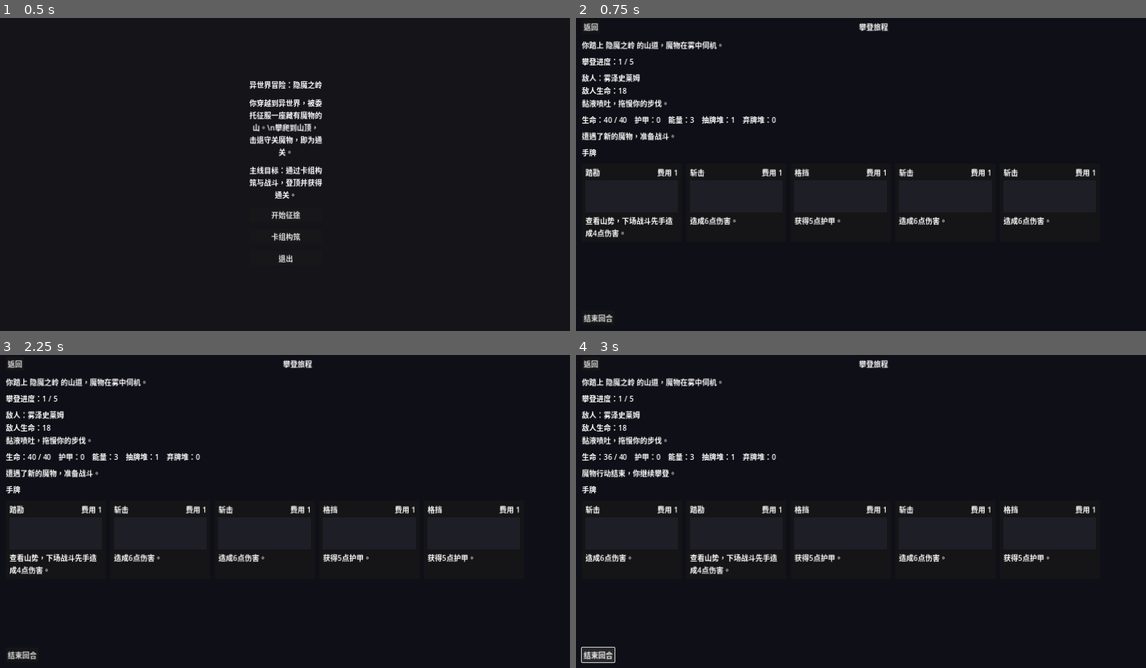
Above: before the commit, frames 1-4 (two rows, left to right).
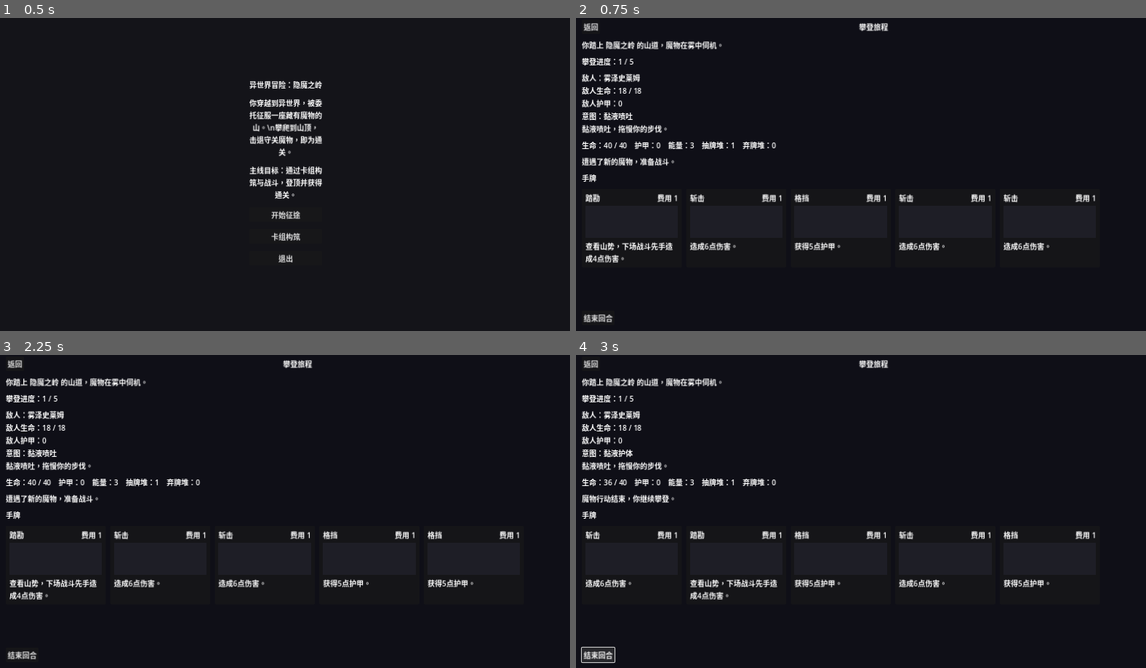
Above: after the commit, the same moments.

Repository: HHSGame/Nekopie
Game: Godot game, scene res://scenes/Main.tscn
Same seed, same stepped clock (60 frames per second), same inputs: the game is played once before the commit and once after it.
Inputs:
- Up to frame 1 (0.5 s): no input
- Up to frame 2 (0.75 s): click "开始征途" at 0.5 s
- Up to frame 3 (2.25 s): click "返回" at 1.25 s; click "开始征途" at 2 s
- Up to frame 4 (3 s): click "结束回合" at 2.75 s

Frame 1 is identical in both runs. In frame 2, 5.1% of the frame differs, in the area x 1-92%, y 22-79%; in frame 3, 5.1%; in frame 4, 5.2%.

Commit message:
feat: add enemy intents and events

Diff:
--- a/scenes/RunScreen.tscn
+++ b/scenes/RunScreen.tscn
@@ -50,6 +50,12 @@
 [node name="EnemyHpLabel" type="Label" parent="MarginContainer/VBoxContainer/EnemyPanel"]
 text = "敌人生命：0"
 
+[node name="EnemyBlockLabel" type="Label" parent="MarginContainer/VBoxContainer/EnemyPanel"]
+text = "敌人护甲：0"
+
+[node name="EnemyIntentLabel" type="Label" parent="MarginContainer/VBoxContainer/EnemyPanel"]
+text = "意图：未知"
+
 [node name="EnemyDescLabel" type="Label" parent="MarginContainer/VBoxContainer/EnemyPanel"]
 text = "敌人描述"
 autowrap_mode = 3
--- a/scripts/GameData.gd
+++ b/scripts/GameData.gd
@@ -3,6 +3,7 @@
 const MOUNTAIN_NAME := "隐魔之岭"
 const WORLD_TAGLINE := "异世界冒险：征服山巅，穿越魔物之影。"
 const FIRST_STRIKE_DAMAGE := 4
+const EVENT_CHANCE := 0.5
 
 const CARD_LIBRARY := {
 	"strike": {
@@ -57,35 +58,60 @@
 		"name": "雾泽史莱姆",
 		"hp": 18,
 		"attack": 4,
-		"desc": "黏液喷吐，拖慢你的步伐。"
+		"desc": "黏液喷吐，拖慢你的步伐。",
+		"intents": [
+			{"type": "attack", "value": 4, "text": "黏液喷吐"},
+			{"type": "guard", "value": 4, "text": "黏液护体"}
+		]
 	},
 	"goblin": {
 		"id": "goblin",
 		"name": "山道哥布林",
 		"hp": 22,
 		"attack": 6,
-		"desc": "埋伏在林间的劫掠者。"
+		"desc": "埋伏在林间的劫掠者。",
+		"intents": [
+			{"type": "attack", "value": 6, "text": "短刀突刺"},
+			{"type": "multi_attack", "value": 3, "hits": 2, "text": "疾刺连击"},
+			{"type": "charge", "value": 3, "text": "嗜战蓄力"}
+		]
 	},
 	"wisp": {
 		"id": "wisp",
 		"name": "幽雾之灵",
 		"hp": 20,
 		"attack": 7,
-		"desc": "飘忽的幽光，擅长扰乱心神。"
+		"desc": "飘忽的幽光，擅长扰乱心神。",
+		"intents": [
+			{"type": "attack", "value": 5, "text": "幽光震荡"},
+			{"type": "drain", "value": 4, "heal": 3, "text": "幽雾汲取"},
+			{"type": "guard", "value": 3, "text": "雾影护体"}
+		]
 	},
 	"ogre": {
 		"id": "ogre",
 		"name": "裂岩巨魔",
 		"hp": 30,
 		"attack": 9,
-		"desc": "手持岩锤，守护山腰。"
+		"desc": "手持岩锤，守护山腰。",
+		"intents": [
+			{"type": "charge", "value": 5, "text": "裂岩蓄势"},
+			{"type": "attack", "value": 10, "text": "岩锤重击"},
+			{"type": "guard", "value": 5, "text": "石肤防御"}
+		]
 	},
 	"summit_lord": {
 		"id": "summit_lord",
 		"name": "山巅魔王",
 		"hp": 38,
 		"attack": 11,
-		"desc": "盘踞山巅的魔物首领。"
+		"desc": "盘踞山巅的魔物首领。",
+		"intents": [
+			{"type": "attack", "value": 9, "text": "魔焰斩"},
+			{"type": "multi_attack", "value": 4, "hits": 3, "text": "魔影连击"},
+			{"type": "charge", "value": 6, "text": "魔力蓄势"},
+			{"type": "drain", "value": 6, "heal": 4, "text": "吞噬"}
+		]
 	}
 }
 
@@ -97,6 +123,30 @@
 	"summit_lord"
 ]
 
+const EVENTS := [
+	{
+		"id": "healing_spring",
+		"name": "清泉",
+		"desc": "泉水涌动，恢复体力。",
+		"effect": "heal",
+		"value": 8
+	},
+	{
+		"id": "rockfall",
+		"name": "落石",
+		"desc": "山路崩塌，你受到冲击。",
+		"effect": "damage",
+		"value": 6
+	},
+	{
+		"id": "mystic_cache",
+		"name": "遗落补给",
+		"desc": "拾到未知卡牌。",
+		"effect": "card",
+		"value": 1
+	}
+]
+
 static func get_card(card_id: String) -> Dictionary:
 	return CARD_LIBRARY.get(card_id, {})
 
@@ -105,3 +155,14 @@
 
 static func get_enemy(enemy_id: String) -> Dictionary:
 	return ENEMY_LIBRARY.get(enemy_id, {})
+
+static func get_random_card_id() -> String:
+	var card_ids := CARD_LIBRARY.keys()
+	if card_ids.is_empty():
+		return ""
+	return str(card_ids.pick_random())
+
+static func get_random_event() -> Dictionary:
+	if EVENTS.is_empty():
+		return {}
+	return EVENTS.pick_random()
--- a/scripts/RunScreen.gd
+++ b/scripts/RunScreen.gd
@@ -8,6 +8,8 @@
 @onready var progress_label: Label = $MarginContainer/VBoxContainer/ProgressLabel
 @onready var enemy_name_label: Label = $MarginContainer/VBoxContainer/EnemyPanel/EnemyNameLabel
 @onready var enemy_hp_label: Label = $MarginContainer/VBoxContainer/EnemyPanel/EnemyHpLabel
+@onready var enemy_block_label: Label = $MarginContainer/VBoxContainer/EnemyPanel/EnemyBlockLabel
+@onready var enemy_intent_label: Label = $MarginContainer/VBoxContainer/EnemyPanel/EnemyIntentLabel
 @onready var enemy_desc_label: Label = $MarginContainer/VBoxContainer/EnemyPanel/EnemyDescLabel
 @onready var player_hp_label: Label = $MarginContainer/VBoxContainer/PlayerPanel/PlayerHpLabel
 @onready var player_block_label: Label = $MarginContainer/VBoxContainer/PlayerPanel/PlayerBlockLabel
@@ -28,8 +30,16 @@
 
 var enemy_data := {}
 var enemy_hp := 0
+var enemy_max_hp := 0
+var enemy_block := 0
+var enemy_attack_bonus := 0
+var enemy_intents: Array = []
+var intent_index := 0
+var current_intent: Dictionary = {}
 var combat_over := false
 var run_complete := false
+var pending_event: Dictionary = {}
+var next_step := "encounter"
 
 func _ready() -> void:
 	story_label.text = "你踏上 %s 的山道，魔物在雾中伺机。" % GameData.MOUNTAIN_NAME
@@ -49,6 +59,18 @@
 	discard_pile.clear()
 	enemy_data = RunState.start_encounter()
 	enemy_hp = enemy_data.get("hp", 0)
+	enemy_max_hp = enemy_hp
+	enemy_block = 0
+	enemy_attack_bonus = 0
+	enemy_intents = enemy_data.get("intents", [])
+	if enemy_intents.is_empty():
+		enemy_intents = [
+			{"type": "attack", "value": int(enemy_data.get("attack", 0)), "text": "攻击"}
+		]
+	intent_index = 0
+	_set_next_intent()
+	pending_event = {}
+	next_step = "encounter"
 	if RunState.next_encounter_first_strike:
 		var strike_damage := GameData.FIRST_STRIKE_DAMAGE
 		enemy_hp = max(enemy_hp - strike_damage, 0)
@@ -63,7 +85,9 @@
 	var progress_current: int = int(min(RunState.encounters_completed + 1, RunState.max_encounters))
 	progress_label.text = "攀登进度：%d / %d" % [progress_current, RunState.max_encounters]
 	enemy_name_label.text = "敌人：%s" % enemy_data.get("name", "未知魔物")
-	enemy_hp_label.text = "敌人生命：%d" % enemy_hp
+	enemy_hp_label.text = "敌人生命：%d / %d" % [enemy_hp, enemy_max_hp]
+	enemy_block_label.text = "敌人护甲：%d" % enemy_block
+	enemy_intent_label.text = "意图：%s" % _intent_display(current_intent)
 	enemy_desc_label.text = enemy_data.get("desc", "")
 	player_hp_label.text = "生命：%d / %d" % [RunState.player_hp, RunState.player_max_hp]
 	player_block_label.text = "护甲：%d" % player_block
@@ -73,7 +97,12 @@
 	end_turn_button.disabled = combat_over
 	next_button.visible = combat_over
 	if combat_over:
-		next_button.text = "返回主菜单" if run_complete else "继续攀登"
+		if run_complete:
+			next_button.text = "返回主菜单"
+		elif next_step == "event":
+			next_button.text = "处理事件"
+		else:
+			next_button.text = "继续攀登"
 	_refresh_hand()
 
 func _refresh_hand() -> void:
@@ -115,8 +144,14 @@
 func _apply_card_effect(card_data: Dictionary) -> void:
 	var damage := int(card_data.get("damage", 0))
 	if damage > 0:
-		enemy_hp = max(enemy_hp - damage, 0)
-		result_label.text = "你对魔物造成%d点伤害。" % damage
+		var blocked: int = min(enemy_block, damage)
+		enemy_block -= blocked
+		var actual_damage: int = damage - blocked
+		if actual_damage > 0:
+			enemy_hp = max(enemy_hp - actual_damage, 0)
+			result_label.text = "你对魔物造成%d点伤害。" % actual_damage
+		else:
+			result_label.text = "敌人的护甲挡住了攻击。"
 	var block := int(card_data.get("block", 0))
 	if block > 0:
 		player_block += block
@@ -157,22 +192,15 @@
 	hand.clear()
 
 func _enemy_turn() -> void:
-	var enemy_attack: int = int(enemy_data.get("attack", 0))
-	if enemy_attack <= 0:
-		result_label.text = "魔物踌躇不前。"
-		return
-	var blocked: int = int(min(enemy_attack, player_block))
-	var damage: int = enemy_attack - blocked
-	player_block = max(player_block - enemy_attack, 0)
-	if damage > 0:
-		RunState.player_hp = max(RunState.player_hp - damage, 0)
-		result_label.text = "魔物反击，造成%d点伤害。" % damage
-	else:
-		result_label.text = "你挡下了魔物的攻击。"
+	enemy_block = 0
+	_execute_intent(current_intent)
 	if RunState.player_hp <= 0:
 		combat_over = true
 		run_complete = true
 		result_label.text = "你在山道上倒下，征途告终。"
+		return
+	if not combat_over:
+		_set_next_intent()
 
 func _check_enemy_defeat() -> void:
 	if enemy_hp <= 0:
@@ -181,7 +209,7 @@
 		if run_complete:
 			result_label.text = "你征服了 %s，登顶通关！" % GameData.MOUNTAIN_NAME
 		else:
-			result_label.text = "你击退了魔物，继续向山顶攀登。"
+			_queue_post_battle_step()
 
 func _on_next_pressed() -> void:
 	if not combat_over:
@@ -189,7 +217,129 @@
 	if run_complete:
 		get_tree().change_scene_to_file("res://scenes/Main.tscn")
 		return
+	if next_step == "event":
+		_apply_event(pending_event)
+		pending_event = {}
+		if not run_complete:
+			next_step = "event_result"
+		_update_ui()
+		return
 	_start_encounter()
 
 func _on_back_pressed() -> void:
 	get_tree().change_scene_to_file("res://scenes/Main.tscn")
+
+func _set_next_intent() -> void:
+	if enemy_intents.is_empty():
+		current_intent = {}
+		return
+	current_intent = enemy_intents[intent_index % enemy_intents.size()]
+	intent_index += 1
+
+func _intent_display(intent: Dictionary) -> String:
+	var intent_type: String = str(intent.get("type", ""))
+	var custom_text: String = str(intent.get("text", ""))
+	if not custom_text.is_empty():
+		return custom_text
+	match intent_type:
+		"attack":
+			return "攻击 %d" % int(intent.get("value", 0))
+		"multi_attack":
+			return "连击 %d x %d" % [int(intent.get("value", 0)), int(intent.get("hits", 1))]
+		"guard":
+			return "护甲 +%d" % int(intent.get("value", 0))
+		"charge":
+			return "蓄力 +%d" % int(intent.get("value", 0))
+		"drain":
+			return "汲取 %d" % int(intent.get("value", 0))
+	return "行动未知"
+
+func _execute_intent(intent: Dictionary) -> void:
+	if intent.is_empty():
+		result_label.text = "魔物踌躇不前。"
+		return
+	var intent_type: String = str(intent.get("type", ""))
+	match intent_type:
+		"attack":
+			var damage_value: int = int(intent.get("value", 0)) + enemy_attack_bonus
+			enemy_attack_bonus = 0
+			_apply_enemy_damage(damage_value)
+		"multi_attack":
+			var hits: int = int(intent.get("hits", 1))
+			var per_hit: int = int(intent.get("value", 0))
+			var total_damage: int = (per_hit * hits) + enemy_attack_bonus
+			enemy_attack_bonus = 0
+			_apply_enemy_damage(total_damage, "魔物连击，造成%d点伤害。")
+		"guard":
+			var guard_value: int = int(intent.get("value", 0))
+			enemy_block += guard_value
+			result_label.text = "魔物筑起护甲，获得%d点护甲。" % guard_value
+		"charge":
+			var charge_value: int = int(intent.get("value", 0))
+			enemy_attack_bonus += charge_value
+			result_label.text = "魔物蓄力，下一次攻击+%d。" % charge_value
+		"drain":
+			var drain_damage: int = int(intent.get("value", 0)) + enemy_attack_bonus
+			var drain_heal: int = int(intent.get("heal", 0))
+			enemy_attack_bonus = 0
+			var dealt: int = _apply_enemy_damage(drain_damage, "魔物汲取，造成%d点伤害。")
+			if dealt > 0 and drain_heal > 0:
+				enemy_hp = min(enemy_hp + drain_heal, enemy_max_hp)
+				result_label.text += " 魔物恢复%d点生命。" % drain_heal
+		_:
+			result_label.text = "魔物踌躇不前。"
+
+func _apply_enemy_damage(amount: int, text_template: String = "魔物反击，造成%d点伤害。") -> int:
+	if amount <= 0:
+		result_label.text = "魔物踌躇不前。"
+		return 0
+	var blocked: int = int(min(amount, player_block))
+	var damage: int = amount - blocked
+	player_block = max(player_block - amount, 0)
+	if damage > 0:
+		RunState.player_hp = max(RunState.player_hp - damage, 0)
+		result_label.text = text_template % damage
+	else:
+		result_label.text = "你挡下了魔物的攻击。"
+	return damage
+
+func _queue_post_battle_step() -> void:
+	pending_event = {}
+	next_step = "encounter"
+	var roll: float = randf()
+	if roll <= GameData.EVENT_CHANCE:
+		pending_event = GameData.get_random_event()
+	if pending_event.is_empty():
+		result_label.text = "你击退了魔物，继续向山顶攀登。"
+		return
+	next_step = "event"
+	result_label.text = "遭遇事件：%s - %s" % [
+		pending_event.get("name", "事件"),
+		pending_event.get("desc", "")
+	]
+
+func _apply_event(event_data: Dictionary) -> void:
+	var effect: String = str(event_data.get("effect", ""))
+	var value: int = int(event_data.get("value", 0))
+	match effect:
+		"heal":
+			var before: int = RunState.player_hp
+			RunState.player_hp = min(RunState.player_hp + value, RunState.player_max_hp)
+			var healed: int = RunState.player_hp - before
+			result_label.text = "你恢复了%d点生命。" % healed
+		"damage":
+			RunState.player_hp = max(RunState.player_hp - value, 0)
+			result_label.text = "你受到%d点伤害。" % value
+			if RunState.player_hp <= 0:
+				run_complete = true
+				result_label.text = "你在山道上倒下，征途告终。"
+		"card":
+			var card_id: String = GameData.get_random_card_id()
+			if card_id.is_empty():
+				result_label.text = "你未能找到合适的补给。"
+			else:
+				RunState.deck.append(card_id)
+				var card_name: String = str(GameData.get_card(card_id).get("name", "新卡牌"))
+				result_label.text = "你获得了一张卡牌：%s。" % card_name
+		_:
+			result_label.text = "事件无事发生。"
Not shown, changed: AGENTS.md
Not shown, changed: CHANGELOG.md
Not shown, changed: PROJECT.md
